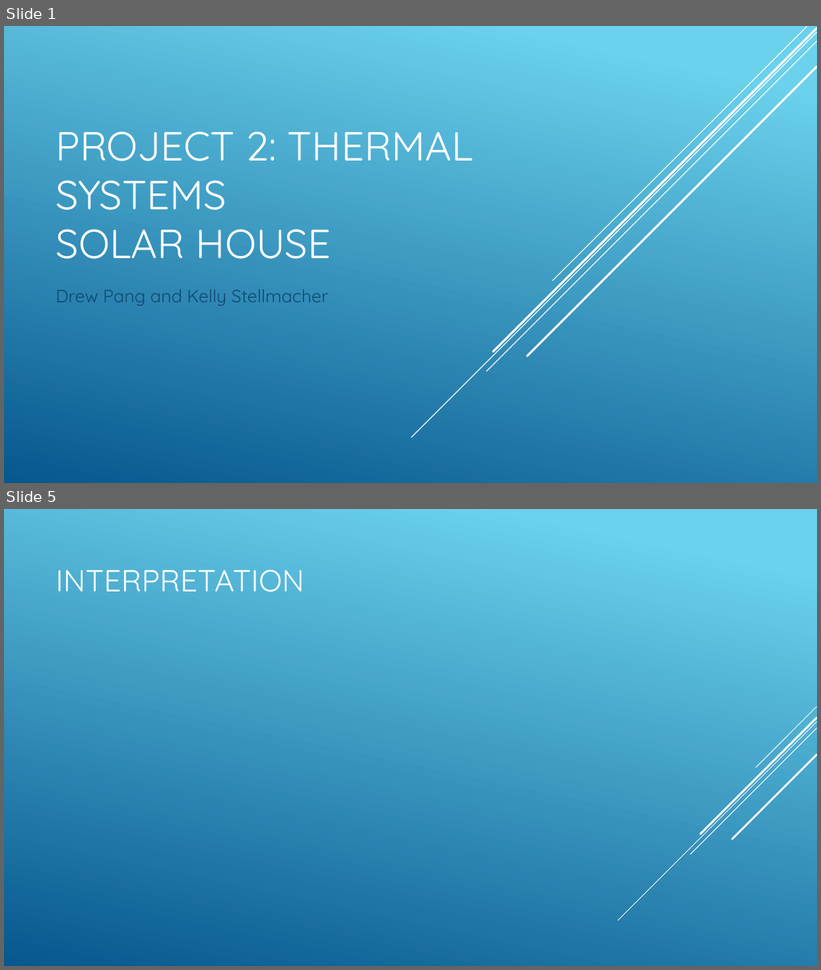
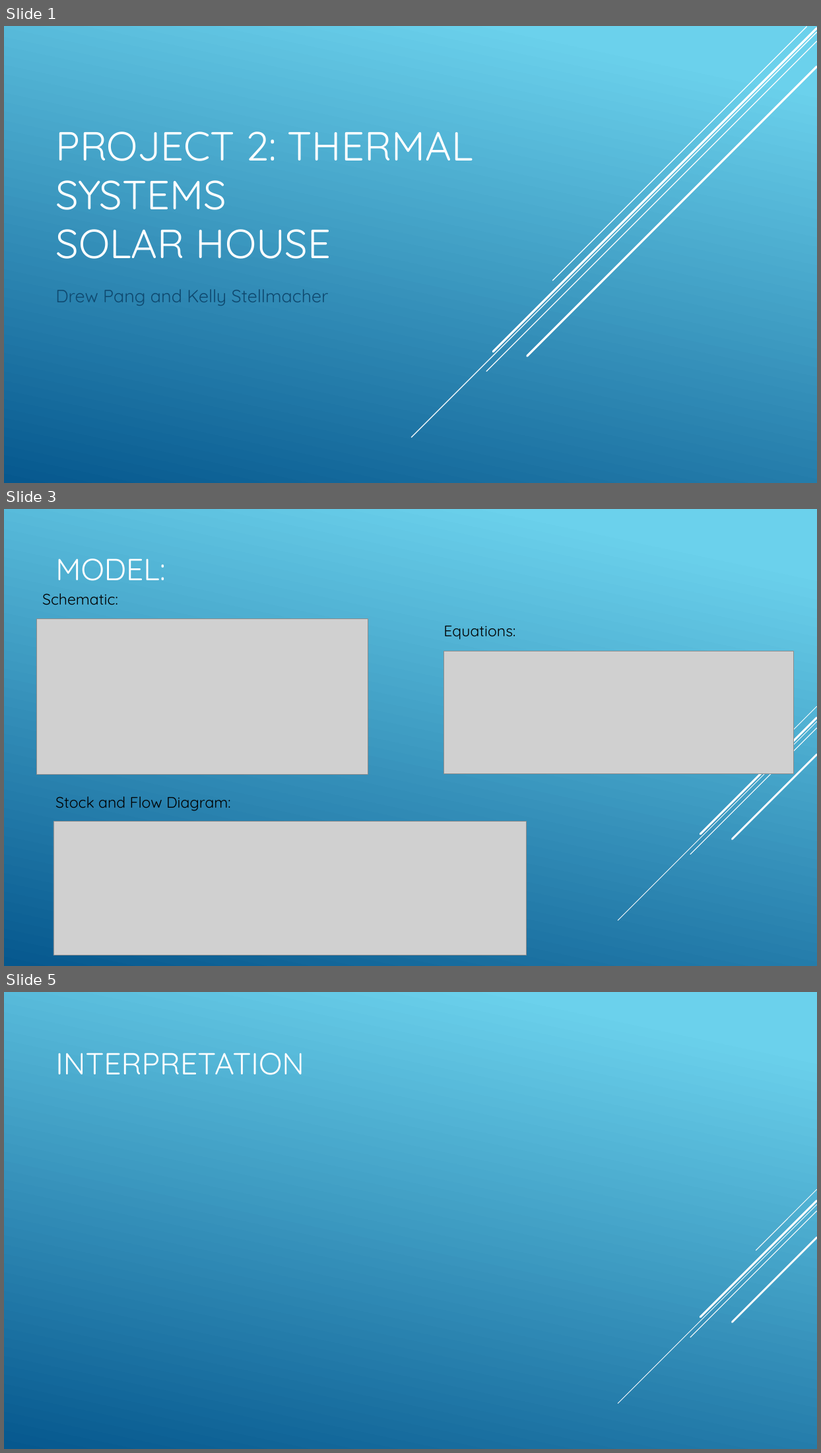
Before and after one commit to drewnotdrew/modsim-thermal-systems, a slide deck: Presentation.pptx. Shown one above the other, each under a label of ours: slides 1 and 5 before the commit, slides 1, 3 and 5 after it; the slides between them are not shown. The pictures are 821x970 and 821x1453 pixels, drawn with LibreOffice and Linux fonts; fonts in the diff are those of the drawing; grey boxes stand for pictures. Boxes give left, top, right and bottom in pixels: in the first picture for what was removed or moved away, otherwise in the second. Text is boxed around its words. In the diff, an @@ line names an element or a change of style, - is before the commit and + after.

```diff
--- a/Presentation.pptx
+++ b/Presentation.pptx
@@ slide 3 added at [4, 509, 817, 966], background gradient #6ED2EB to #06588E; not listed: 5 template elements that a slide beside it also shows @@
@@ title added at [55, 559, 165, 581], 36 pt, text #FFFFFF @@
+MODEL:
@@ text added at [42, 593, 118, 605], 18 pt, text #000000 @@
+Schematic:
@@ picture added at [36, 619, 368, 774] @@
@@ text added at [444, 626, 516, 640], 18 pt, text #000000 @@
+Equations:
@@ picture added at [444, 652, 794, 774] @@
@@ text added at [55, 797, 231, 811], 18 pt, text #000000 @@
+Stock and Flow Diagram:
@@ picture added at [54, 822, 526, 956] @@
```
Also in this commit, not shown: 2 slides changed, 1 slide removed, 1 other file.
